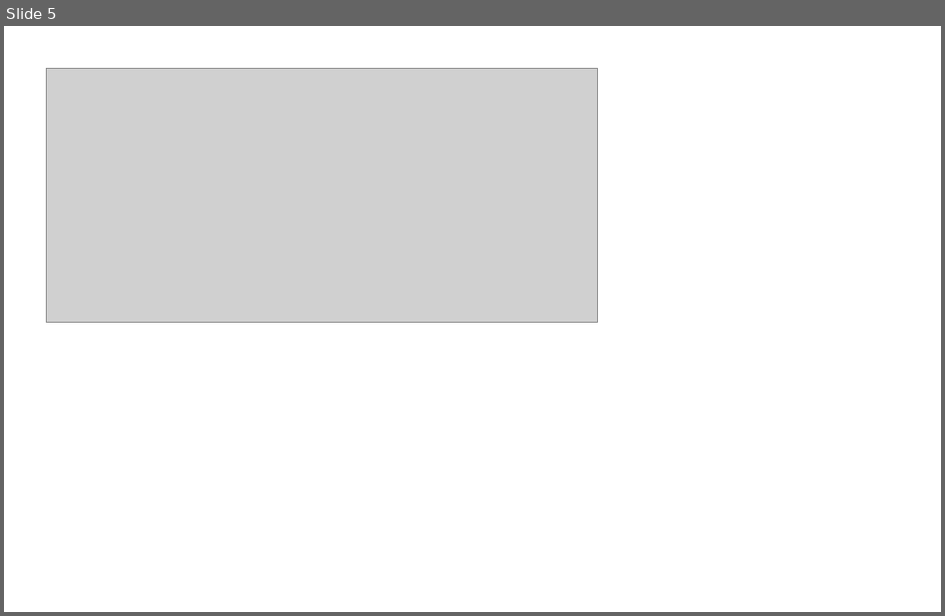
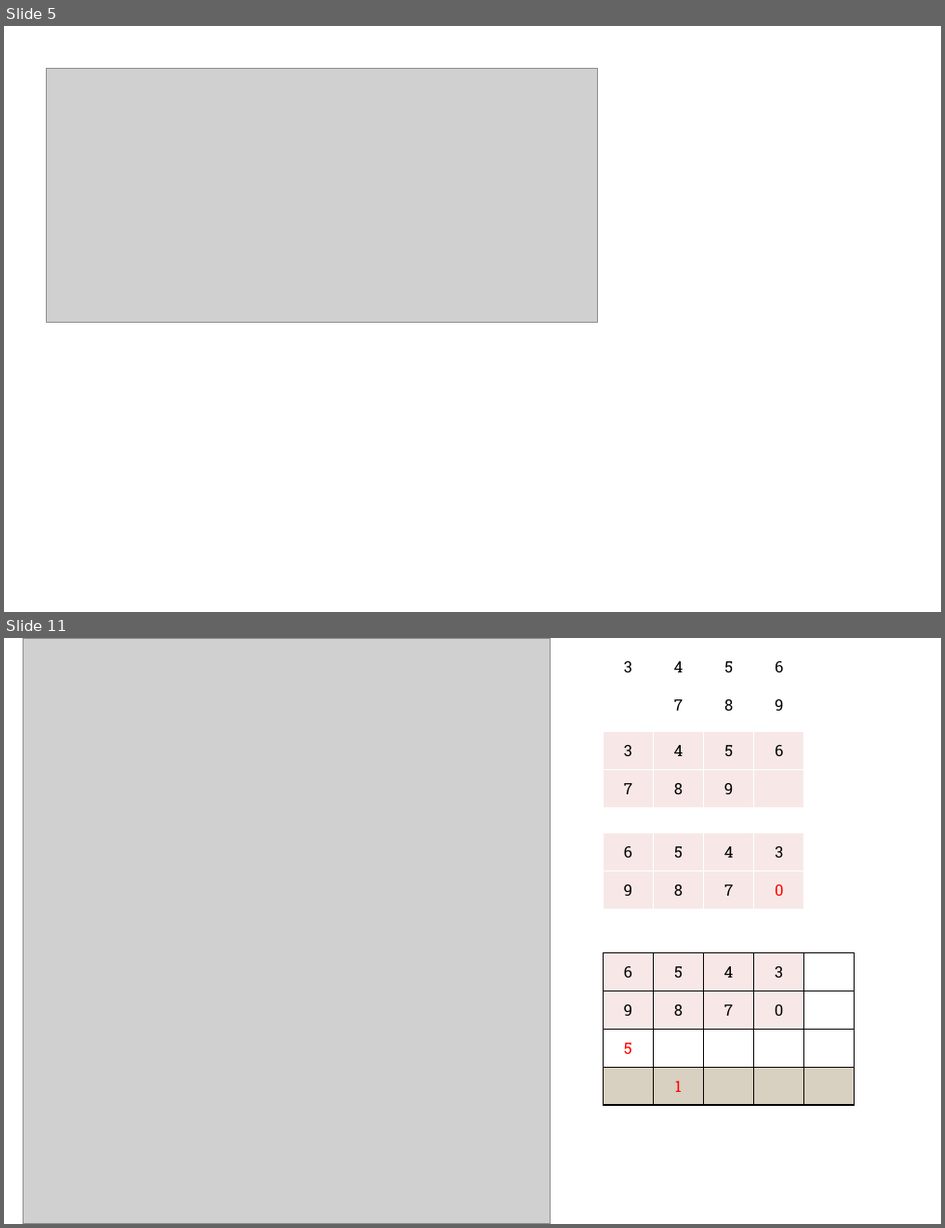
Before and after one commit to d823944/Python4Us, a slide deck: Slide_ITSA_Basics/ITSA Basics_16_20.pptx. Shown one above the other, each under a label of ours: slide 5 before the commit, slides 5 and 11 after it; the slides between them are not shown. The pictures are 945x616 and 945x1228 pixels, drawn with LibreOffice and Linux fonts; fonts in the diff are those of the drawing; grey boxes stand for pictures; background and template pictures are left out. Boxes give left, top, right and bottom in pixels: in the first picture for what was removed or moved away, otherwise in the second. Text is boxed around its words. In the diff, an @@ line names an element or a change of style, - is before the commit and + after.

```diff
--- a/Slide_ITSA_Basics/ITSA Basics_16_20.pptx
+++ b/Slide_ITSA_Basics/ITSA Basics_16_20.pptx
@@ slide 11 added at box(4, 638, 941, 1224), background #FFFFFF; not listed: 1 template element that a slide beside it also shows @@
@@ picture added at box(24, 638, 552, 1224) @@
@@ table added at box(603, 648, 907, 724), 2 rows, 6 columns @@
+3 | 4 | 5 | 6 |  | 
+ | 7 | 8 | 9 |  | 
@@ table added at box(603, 732, 806, 807), 2 rows, 4 columns @@
+3 | 4 | 5 | 6
+7 | 8 | 9 | 
@@ table added at box(603, 833, 806, 909), 2 rows, 4 columns @@
+6 | 5 | 4 | 3
+9 | 8 | 7 | 0
@@ table added at box(603, 953, 856, 1105), 4 rows, 5 columns @@
+6 | 5 | 4 | 3 | 
+9 | 8 | 7 | 0 | 
+5 |  |  |  | 
+ | 1 |  |  | 
```
Also in this commit, not shown: 1 slide changed, 1 other slide added, 2 slides removed.
